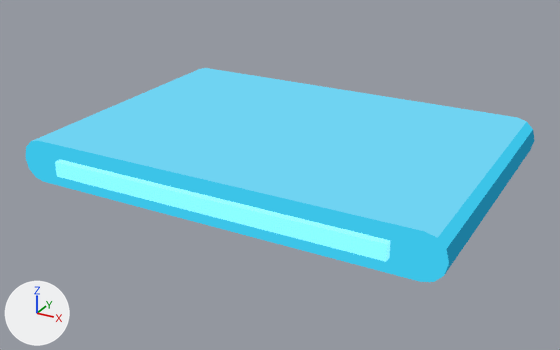
An edit to the glTF model Assets/TD2/Screen3D/Kit07/celadonlit/Plate_Pad.gltf, drawn before and after from the same camera.
Rendered twice from a 50 mm lens placed at (0.598, -0.763, 0.541), pointed at (0.0, 0.324, -0.003). The axes (+X, +Y, +Z) are drawn at lower left. The lights are the same throughout. The older version comes first.

The older version as bpy lines, for what is in view:
```python
ob_plate_pad_baked = bpy.data.objects.new('Plate_Pad_baked', me_plate_pad_003)
ob_plate_pad_baked.location = (0.0, 0.0, 0.0)
```
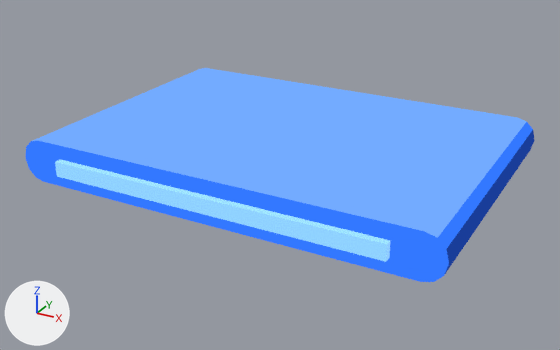
What differs and where, as boxes (x1, y1, x2, y2) in the pictures (560 x 350 px):
'Plate_Pad_baked', recoloured (cyan to blue)
    both: (25, 68, 534, 282)

What changed in the scene script:
```text
Change mat_k07_celadon_link_shadow:
    where n0 = _N.new('ShaderNodeEmission'); n0.name = 'Emission'
    n0.inputs[0].default_value: (0.0123, 0.202, 0.342, 1.0) -> (0.01, 0.047, 0.319, 1.0)  # 'Color', cyan #1d7c9e -> 'Color', blue #193d99
Change mat_k07_celadon_link_light:
    where n0 = _N.new('ShaderNodeEmission'); n0.name = 'Emission'
    n0.inputs[0].default_value: (0.159, 0.651, 0.888, 1.0) -> (0.171, 0.406, 1.0, 1.0)  # 'Color', cyan #6fd3f2 -> 'Color', blue #73abff
Change mat_k07_celadon_link:
    where n0 = _N.new('ShaderNodeEmission'); n0.name = 'Emission'
    n0.inputs[0].default_value: (0.0452, 0.552, 0.807, 1.0) -> (0.0331, 0.187, 1.0, 1.0)  # 'Color', cyan #3cc4e8 -> 'Color', blue #3378ff
```
